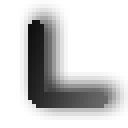
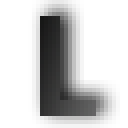
Comparing the layer stacks of the two (128, 128) images. Changes:
added layer "L" above "图层 1" over [40, 16, 96, 116]
hid "图层 1" over [28, 20, 108, 108]
